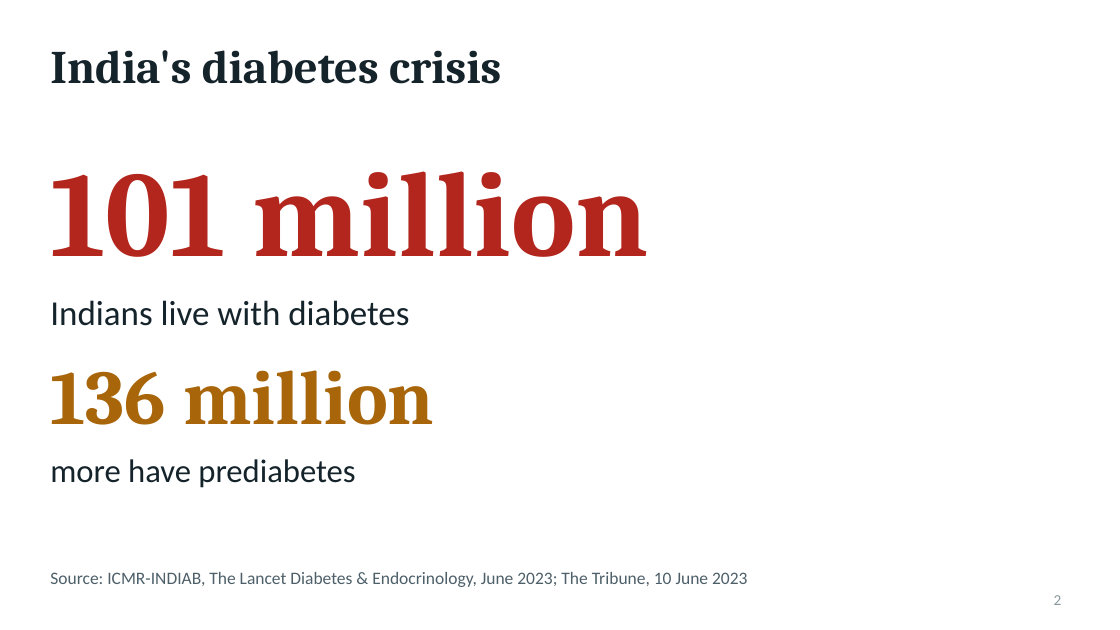
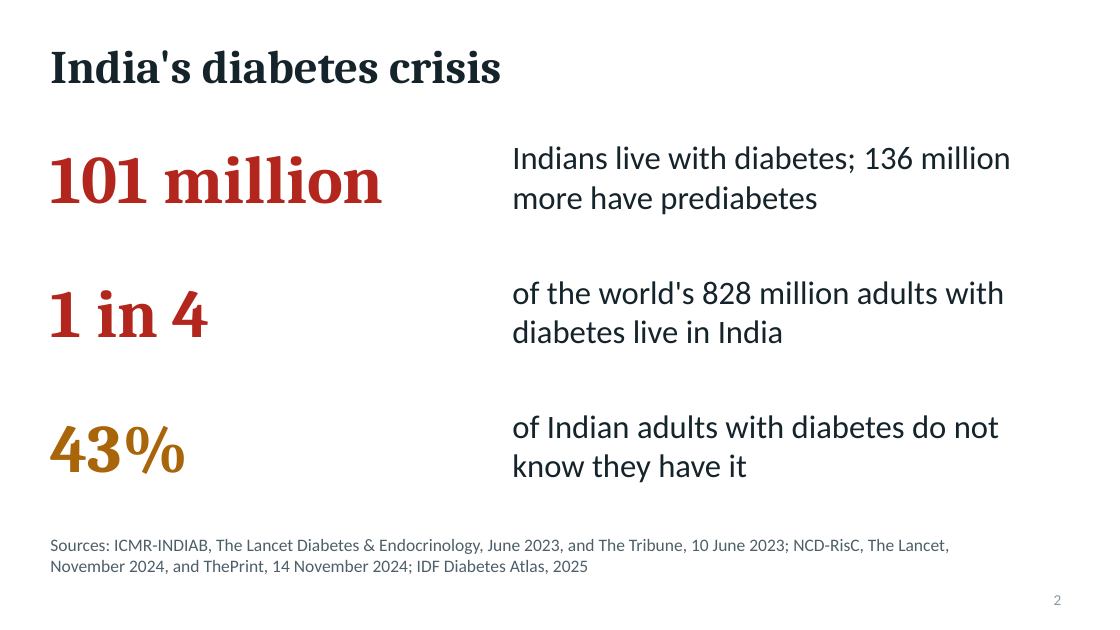
Before and after one commit to coderboic/QGenomix, a slide deck: slide 2 of QGenomix_Final_Panel_Evaluation_Presentation.pptx. Drawn at 1120x630 pixels with LibreOffice and Linux fonts; fonts in the diff are those of the drawing. Boxes give left, top, right and bottom in pixels: in the first picture for what was removed or moved away, otherwise in the second. Text is boxed around its words. In the diff, an @@ line names an element or a change of style, - is before the commit and + after.

```diff
--- a/QGenomix_Final_Panel_Evaluation_Presentation.pptx
+++ b/QGenomix_Final_Panel_Evaluation_Presentation.pptx
@@ text "101 million" moved from (x1=50, y1=171, x2=649, y2=257) to (x1=50, y1=156, x2=384, y2=204) @@
@@ text "101 million" at (x1=50, y1=156, x2=384, y2=204): size 104 to 58 pt; vertical alignment bottom to middle @@
@@ text at (x1=512, y1=146, x2=1011, y2=215): text changed; size 30 to 28 pt @@
-Indians live with diabetes
+Indians live with diabetes; 136 million more have prediabetes
@@ text "Indians live with diabetes; 136 ..." at (x1=512, y1=146, x2=1011, y2=215): vertical alignment top to middle @@
@@ text added at (x1=50, y1=290, x2=210, y2=337), 58 pt, text #B3261E, bold @@
+1 in 4
@@ text added at (x1=512, y1=281, x2=1004, y2=344), 28 pt, text #15232B @@
+of the world's 828 million adults with diabetes live in India
@@ text removed at (x1=50, y1=370, x2=434, y2=425) @@
-136 million
@@ text added at (x1=512, y1=415, x2=999, y2=483), 28 pt, text #15232B @@
+of Indian adults with diabetes do not know they have it
@@ text added at (x1=50, y1=426, x2=188, y2=474), 58 pt, text #A8650A, bold @@
+43%
@@ text removed at (x1=50, y1=459, x2=355, y2=488) @@
-more have prediabetes
@@ text at (x1=50, y1=539, x2=949, y2=574): text changed @@
-Source: ICMR-INDIAB, The Lancet Diabetes & Endocrinology, June 2023; The Tribune, 10 June 2023
+Sources: ICMR-INDIAB, The Lancet Diabetes & Endocrinology, June 2023, and The Tribune, 10 June 2023; NCD-RisC, The Lancet, November 2024, and ThePrint, 14 November 2024; IDF Diabetes Atlas, 2025
```
Also in this commit, not shown: 6 other slides changed, 1 slide added, 13 slides removed, 8 other files.
